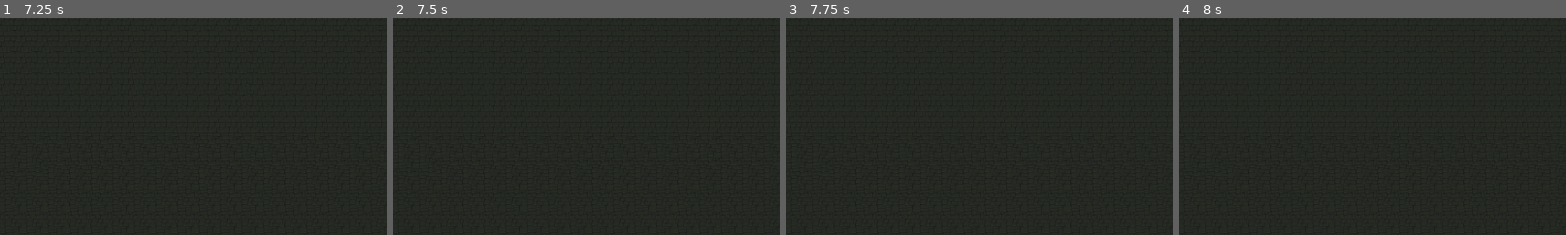
Above: before the commit, frames 1-4 (left to right).
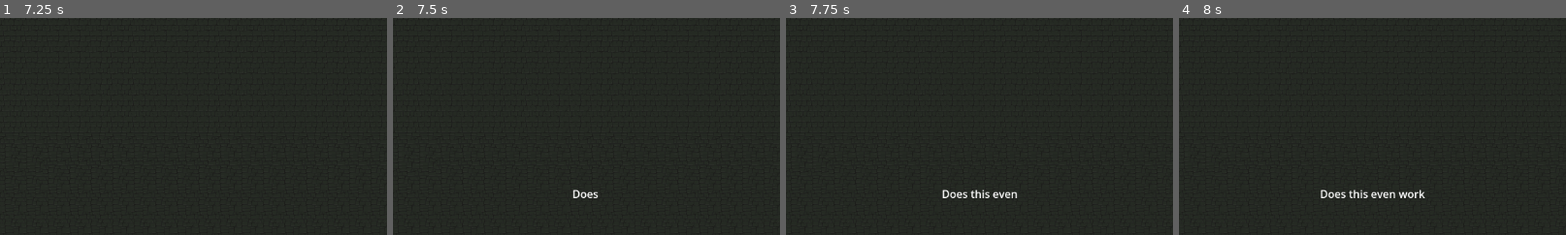
Above: after the commit, the same moments.

Repository: Nicky-Leung/NoiseJam3
Game: Godot game, scene res://scenes/main.tscn
Two runs of this game, one before a commit and one after it. Both use one fixed random seed, a clock stepped at 60 frames per second and the inputs below.
Inputs (mouse positions are % of the whole screen's width and height, from its top left):
- Up to frame 1 (7.25 s): tap Enter at 0.5 s; move the mouse to (72, 45) at 0.52 s; hold D (move_right) 0.53-1.28 s; tap E (move_interact) at 0.6, 2.85, 5.1 s; click (72, 45) at 0.67 s; move the mouse to (30, 55) at 1.27 s; hold S (move_down) 1.28-2.03 s; tap Shift (move_sprint) at 1.35, 3.6, 5.85 s; move the mouse to (60, 28) at 2.02 s; hold D (move_right) 2.03-2.78 s; click (60, 28) at 2.1 s; move the mouse to (45, 70) at 2.77 s; hold W (move_up) 2.78-3.53 s; click (45, 70) at 2.92 s; move the mouse to (80, 65) at 3.52 s; hold A (move_left) 3.53-5.03 s; tap Space at 4.25 s; move the mouse to (20, 35) at 4.27 s; click (20, 35) at 4.35 s; move the mouse to (55, 50) at 5.02 s; hold S (move_down) 5.03-5.78 s; click (55, 50) at 5.17 s; move the mouse to (35, 25) at 5.77 s; hold D (move_right) 5.78-6.53 s; move the mouse to (72, 45) at 6.52 s; hold W (move_up) from 6.53 s (still down); click (72, 45) at 6.6 s
- Up to frame 2 (7.5 s): move the mouse to (30, 55) at 7.27 s; release W (move_up) at 7.28 s; hold D (move_right) from 7.28 s (still down); tap E (move_interact) at 7.35 s; click (30, 55) at 7.42 s
- Up to frame 3 (7.75 s): keep holding D (move_right)
- Up to frame 4 (8 s): keep holding D (move_right)
The pictures show only the part of the screen within x 25-75%, y 50-100%; the shares and areas given below are measured in that part.

Frame 1 is identical in both runs. In frame 2, 0.2% of the frame differs, in the area x 46-54%, y 79-84%; in frame 3, 0.4%; in frame 4, 0.5%, in the area x 36-64%, y 79-84%.

Commit message:
implement interactable that displays flavor text on hud

Diff:
--- a/scenes/main.tscn
+++ b/scenes/main.tscn
@@ -20,6 +20,5 @@
 shape = SubResource("RectangleShape2D_jyhfs")
 
 [node name="Interactable" parent="TestInteractable" unique_id=345271570 node_paths=PackedStringArray("parent_collider") instance=ExtResource("3_sugp2")]
-interact_type = 1
 parent_collider = NodePath("..")
 description = "Does this even work"
--- a/scenes/player.tscn
+++ b/scenes/player.tscn
@@ -5,6 +5,7 @@
 [ext_resource type="Texture2D" uid="uid://brodtpexkbn2f" path="res://assets/sprites/temp_player/idle.png" id="2_qlg0r"]
 [ext_resource type="PackedScene" uid="uid://dvs1p1qihi21c" path="res://scenes/flashlight.tscn" id="3_i3pqv"]
 [ext_resource type="Texture2D" uid="uid://bh2v03m0r117w" path="res://assets/sprites/temp_player/spritesheet.png" id="3_tuyoq"]
+[ext_resource type="PackedScene" uid="uid://dg0ok5jq1kd4c" path="res://scenes/ui/hud.tscn" id="6_tuyoq"]
 
 [sub_resource type="CircleShape2D" id="CircleShape2D_qlg0r"]
 radius = 19.31
@@ -215,3 +216,7 @@
 collision_mask = 8
 hit_from_inside = true
 collide_with_areas = true
+
+[node name="Overlay" type="CanvasLayer" parent="." unique_id=1767384843]
+
+[node name="Hud" parent="Overlay" unique_id=1607470276 instance=ExtResource("6_tuyoq")]
--- /dev/null
+++ b/scenes/ui/flavor_text.gd
@@ -0,0 +1,24 @@
+extends Label
+
+@export var scroll_time: float = 0.5
+@export var linger_time: float = 3
+
+var tween
+
+func _ready():
+    text = ""
+
+func scroll_text(desc: String):
+    if text == desc: # don't do anything if interacting with same object
+        return
+
+    if tween: # stop previous text scroll if interacting with new object
+        tween.kill()
+    text = desc
+    visible_ratio = 0
+
+    tween = create_tween()
+    tween.tween_property(self, "visible_ratio", 1, scroll_time)
+    tween.tween_interval(linger_time)
+    tween.tween_callback(func(): text = "")
+    tween.play()
--- /dev/null
+++ b/scenes/ui/hud.tscn
@@ -0,0 +1,30 @@
+[gd_scene format=3 uid="uid://dg0ok5jq1kd4c"]
+
+[ext_resource type="Script" uid="uid://cgrcnxk2kerku" path="res://scripts/hud_scripts/hud.gd" id="1_hqnrr"]
+[ext_resource type="Script" uid="uid://b16gvg4w7ao58" path="res://scenes/ui/flavor_text.gd" id="2_bo48s"]
+
+[node name="Hud" type="Control" unique_id=1607470276]
+layout_mode = 3
+anchors_preset = 15
+anchor_right = 1.0
+anchor_bottom = 1.0
+grow_horizontal = 2
+grow_vertical = 2
+script = ExtResource("1_hqnrr")
+
+[node name="FlavorText" type="Label" parent="." unique_id=960609738]
+layout_mode = 1
+anchors_preset = 7
+anchor_left = 0.5
+anchor_top = 1.0
+anchor_right = 0.5
+anchor_bottom = 1.0
+offset_left = -71.5
+offset_top = -73.0
+offset_right = 71.5
+offset_bottom = -50.0
+grow_horizontal = 2
+grow_vertical = 0
+text = "The text goes here"
+horizontal_alignment = 1
+script = ExtResource("2_bo48s")
--- /dev/null
+++ b/scripts/hud_scripts/hud.gd
@@ -0,0 +1,6 @@
+extends Control
+
+@onready var flavor_text = $FlavorText
+
+func display_flavor_text(text: String):
+    flavor_text.scroll_text(text)
--- a/scripts/interactable.gd
+++ b/scripts/interactable.gd
@@ -21,9 +21,9 @@
 func update_desc(new_desc: String):
     description = new_desc
 
-func interact():
+func interact(player: CharacterBody2D):
     if interact_type == Type.SIGNALER:
         print("this thing just emitted a signal called " + str(interacted)) # remove later when something actually needs to listen to the emit
         interacted.emit()
     elif interact_type == Type.DESCRIPTION:
-        print(description) # temp just print onto screen, will need to update HUD later
+        player.hud.display_flavor_text(description) # assumes correct usage (player has accessible hud component)
--- a/scripts/player.gd
+++ b/scripts/player.gd
@@ -4,6 +4,7 @@
 @onready var flashlight = $Flashlight
 @onready var sprite = $Sprite
 @onready var interact_ray = $InteractRay
+@onready var hud = $Overlay/Hud
 
 # Player settings
 @export var walk_speed: int = 100
@@ -53,4 +54,4 @@
 	if Input.is_action_just_pressed(INPUTS.INTERACT) && interact_ray.is_colliding():
 		var collider = interact_ray.get_collider()
 		if collider.has_method("interact"):
-			collider.interact()
+			collider.interact(self)
Not shown, added: scenes/ui/flavor_text.gd.uid
Not shown, added: scripts/hud_scripts/hud.gd.uid
